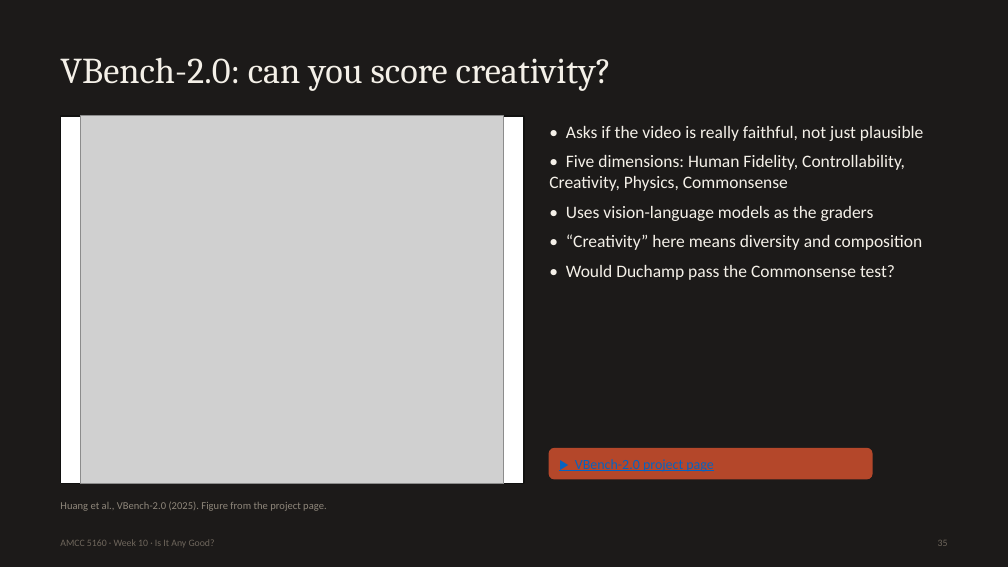
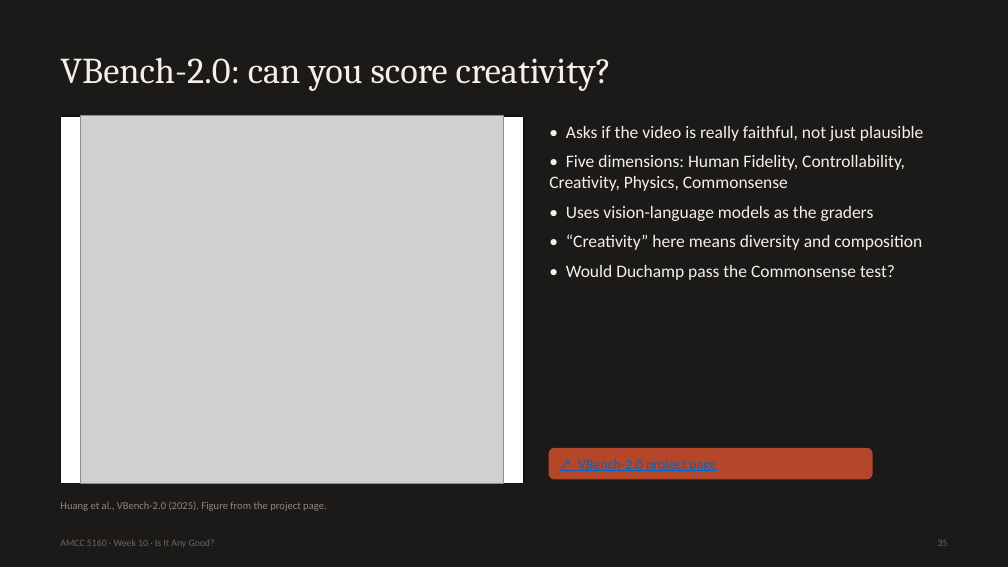
Before and after one commit to leehomyc/leehomyc.github.io, a slide deck: slide 35 of amcc5160/lecture-10/downloads/Lecture10_Slides.pptx. Drawn at 1008x567 pixels with LibreOffice and Linux fonts; fonts in the diff are those of the drawing; grey boxes stand for pictures. Boxes give left, top, right and bottom in pixels: in the first picture for what was removed or moved away, otherwise in the second. Text is boxed around its words. In the diff, an @@ line names an element or a change of style, - is before the commit and + after.

```diff
--- a/amcc5160/lecture-10/downloads/Lecture10_Slides.pptx
+++ b/amcc5160/lecture-10/downloads/Lecture10_Slides.pptx
@@ text at (578, 459, 716, 472): text changed @@
-▶ VBench-2.0 project page
+↗ VBench-2.0 project page
```
Also in this commit, not shown: 8 other slides changed, 16 other files.
